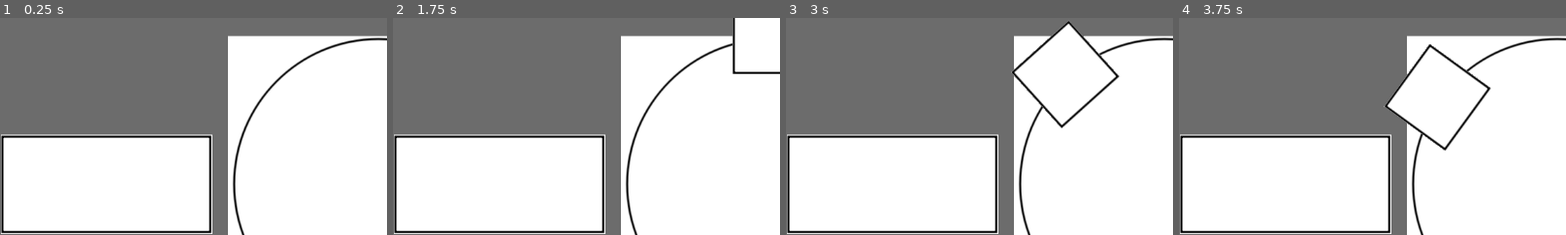
Above: before the commit, frames 1-4 (left to right).
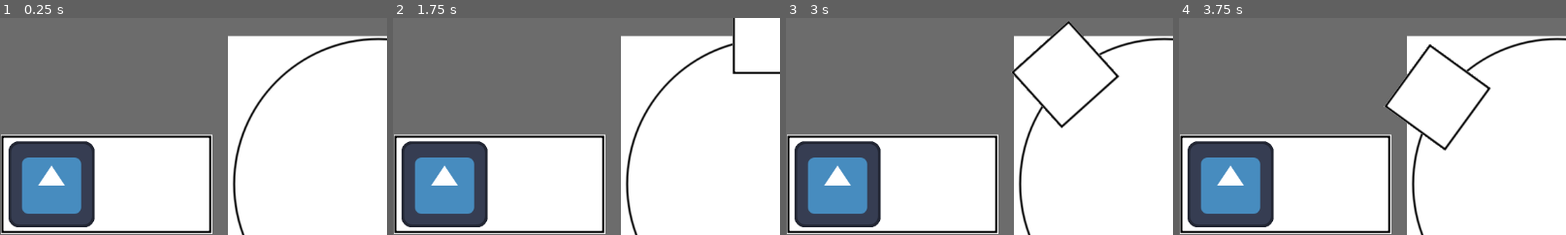
Above: after the commit, the same moments.

Repository: tehelka-gamedev/gmtk-2025
Game: Godot game, scene res://test_scene_tehelka.tscn
Same seed, same stepped clock (60 frames per second), same inputs: the game is played once before the commit and once after it. This scene is started directly instead of the project's main scene. The engine's default icon, where the game draws it, is replaced by a stand-in: a white triangle on a blue panel in a dark square.
Inputs:
- Up to frame 1 (0.25 s): no input
- Up to frame 2 (1.75 s): hold D (open_right_door) 0.53-1.28 s; tap Space (elevator_toggle_movement) at 0.6, 1.35 s; tap Enter at 1.25 s; hold A (open_left_door) from 1.28 s (still down)
- Up to frame 3 (3 s): release A (open_left_door) at 2.03 s; hold D (open_right_door) from 2.03 s (still down); tap Space (elevator_toggle_movement) at 2.1, 2.75, 2.85 s
- Up to frame 4 (3.75 s): tap Enter at 3.5 s; release D (open_right_door) at 3.53 s; hold A (open_left_door) from 3.53 s (still down); tap Space (elevator_toggle_movement) at 3.6 s
The pictures show only the part of the screen within x 2-52%, y 11-61%; the shares and areas given below are measured in that part.

The runs differ from the first frame. In frame 1, 8.6% of the frame differs, in the area x 2-25%, y 56-97%; in frame 2, 8.6%; in frame 3, 8.6%; in frame 4, 8.6%.
Error before the commit: Cannot call method 'get_children' on a null value. (res://scripts/game_manager.gd:7)

Commit message:
Fix tehelka test scene

Diff:
--- a/godot/main.tscn
+++ b/godot/main.tscn
@@ -26,7 +26,6 @@
 [node name="Elevator" parent="World" instance=ExtResource("3_7mycd")]
 position = Vector2(594, 304)
 distance_to_pivot_point = 220.0
-snap_duration = 2.0
 
 [node name="Rooms" type="Node2D" parent="."]
 
--- a/godot/objects/elevator.tscn
+++ b/godot/objects/elevator.tscn
@@ -8,7 +8,6 @@
 
 [node name="Elevator" type="Node2D" node_paths=PackedStringArray("inner_pivot", "room_detector", "look_at_helper")]
 script = ExtResource("1_ogmrx")
-snap_duration = null
 inner_pivot = NodePath("Pivot/InnerPivot")
 room_detector = NodePath("Pivot/InnerPivot/RoomDetector")
 look_at_helper = NodePath("lookAtHelper")
--- a/godot/test_scene_tehelka.tscn
+++ b/godot/test_scene_tehelka.tscn
@@ -1,11 +1,10 @@
-[gd_scene load_steps=7 format=3 uid="uid://ck8ma3a7300uf"]
+[gd_scene load_steps=6 format=3 uid="uid://ck8ma3a7300uf"]
 
 [ext_resource type="PackedScene" uid="uid://bttrvcujvlunr" path="res://objects/npc/npc.tscn" id="1_3mla1"]
 [ext_resource type="Script" uid="uid://cdo6vkw180fto" path="res://scripts/game_manager.gd" id="1_gtmcs"]
 [ext_resource type="Texture2D" uid="uid://fklnwtqtkvws" path="res://sprites/circle.png" id="2_fkhtt"]
 [ext_resource type="PackedScene" uid="uid://bixriv415q58j" path="res://objects/elevator.tscn" id="3_fkhtt"]
 [ext_resource type="PackedScene" uid="uid://dd5giy7mmmmxe" path="res://objects/room.tscn" id="4_7yu2k"]
-[ext_resource type="Script" uid="uid://5gunqk2qmled" path="res://objects/slot_manager.gd" id="5_7yu2k"]
 
 [node name="TestSceneTehelka" type="Node2D" node_paths=PackedStringArray("elevator")]
 script = ExtResource("1_gtmcs")
@@ -30,10 +29,10 @@
 position = Vector2(590, 320)
 distance_to_pivot_point = 220.0
 speed = 90.0
-snap_duration = 2.0
 
-[node name="Room" parent="World" instance=ExtResource("4_7yu2k")]
+[node name="Rooms" type="Node2D" parent="."]
+
+[node name="Room" parent="Rooms" instance=ExtResource("4_7yu2k")]
 position = Vector2(186, 320)
 
-[node name="SlotManager2" type="Node2D" parent="World/Room"]
-script = ExtResource("5_7yu2k")
+[node name="NPCs" type="Node2D" parent="."]
